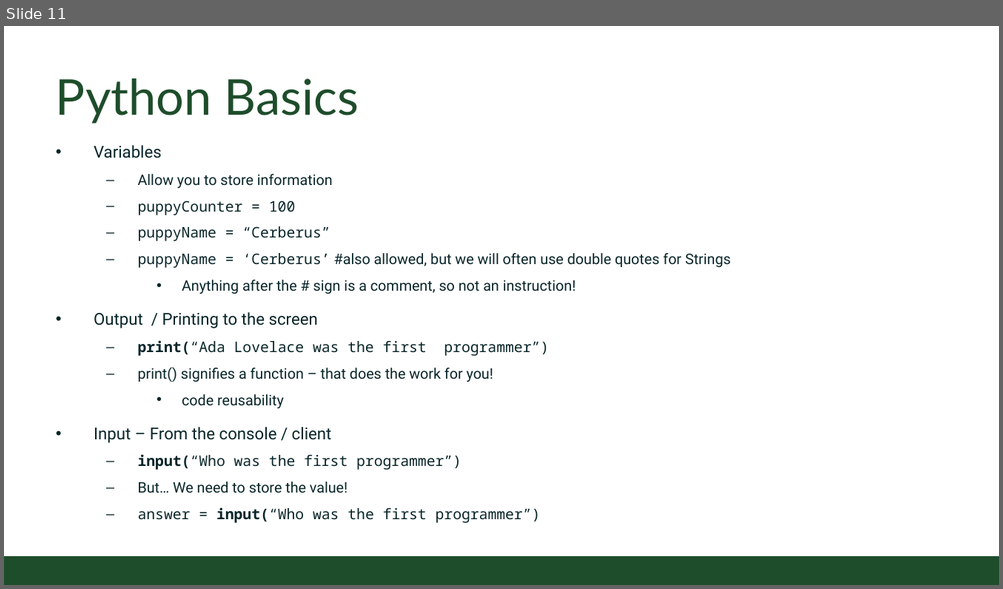
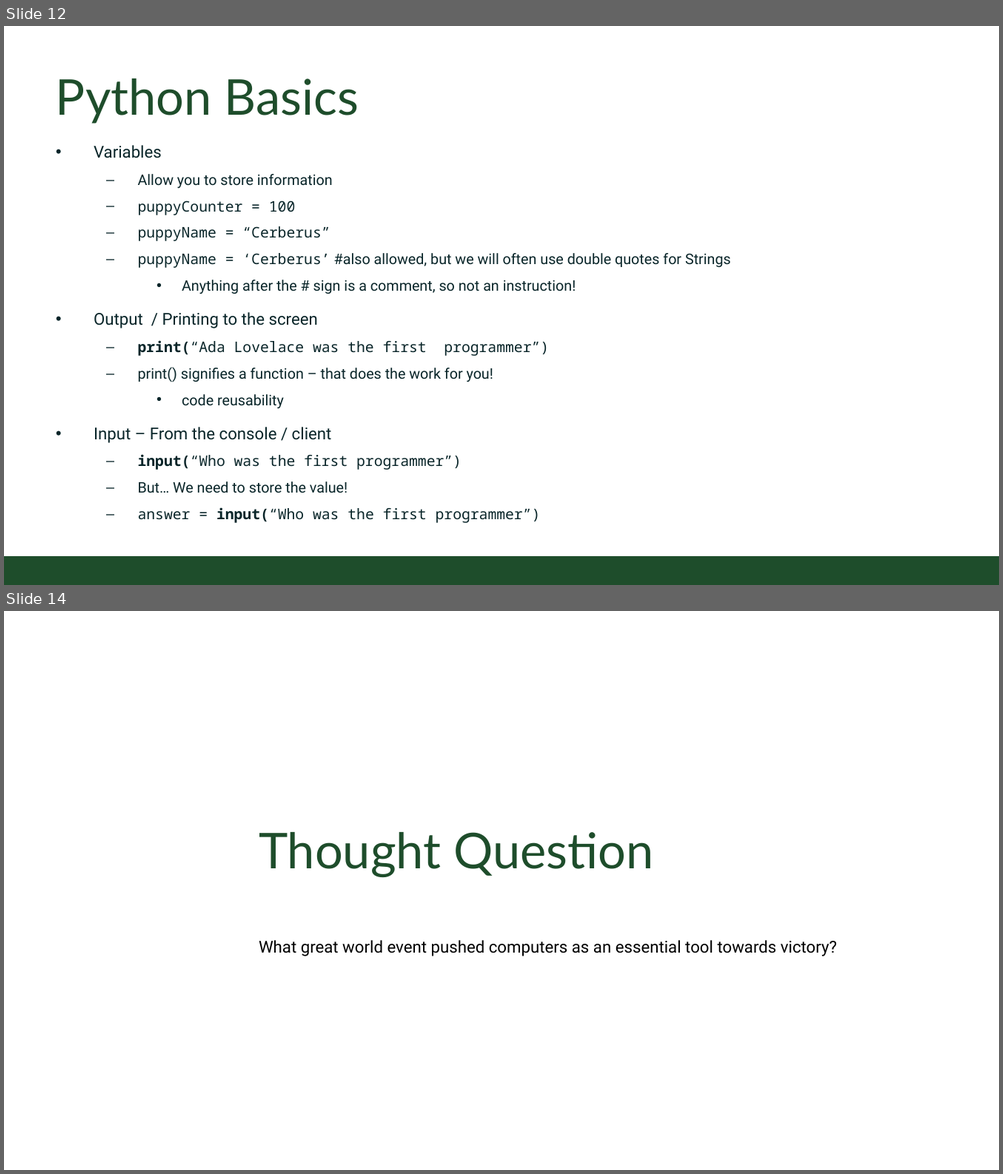
Before and after one commit to CSU-CS150B/handouts, a slide deck: Slides/On-Campus/01_HistoryAndIntro.pptx. Shown one above the other, each under a label of ours: slide 11 before the commit, slides 12 and 14 after it; the slides between them are not shown. The pictures are 1003x589 and 1003x1174 pixels, drawn with LibreOffice and Linux fonts; fonts in the diff are those of the drawing; background and template pictures are left out. Boxes give left, top, right and bottom in pixels: in the first picture for what was removed or moved away, otherwise in the second. Text is boxed around its words. In the diff, an @@ line names an element or a change of style, - is before the commit and + after.

```diff
--- a/Slides/On-Campus/01_HistoryAndIntro.pptx
+++ b/Slides/On-Campus/01_HistoryAndIntro.pptx
@@ slide 14 added at (4,611,999,1170), background #FFFFFF @@
@@ title added at (259,832,653,877), 54 pt, text #1E4D2B @@
+Thought Question
@@ text added at (259,940,836,957), 18 pt, text #000000 @@
+What great world event pushed computers as an essential tool towards victory?
@@ what was slide 11 is now slide 12 @@
```
Also in this commit, not shown: 4 slides changed, 2 other slides added, 1 slide removed, 1 other file.
